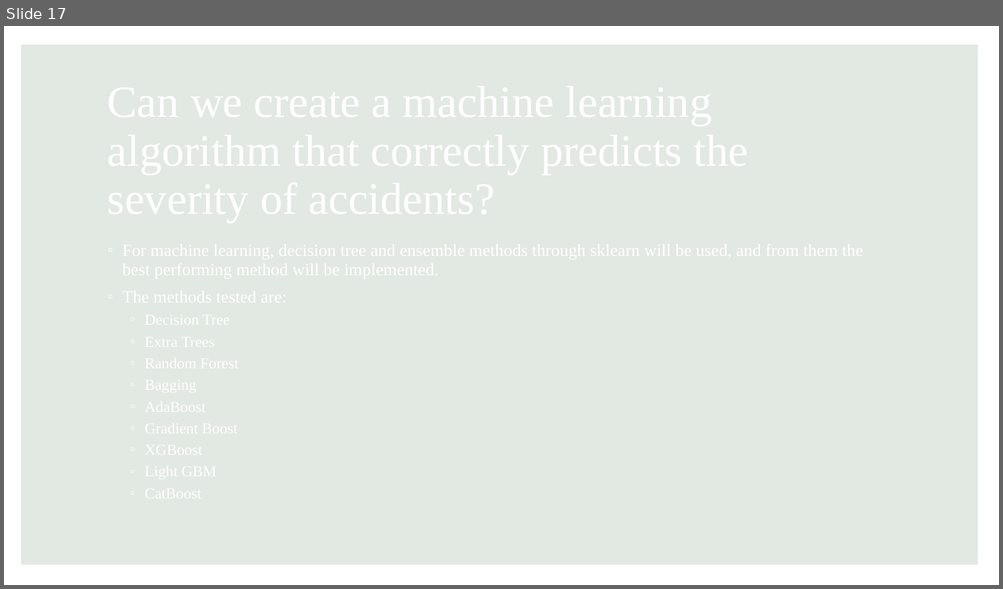
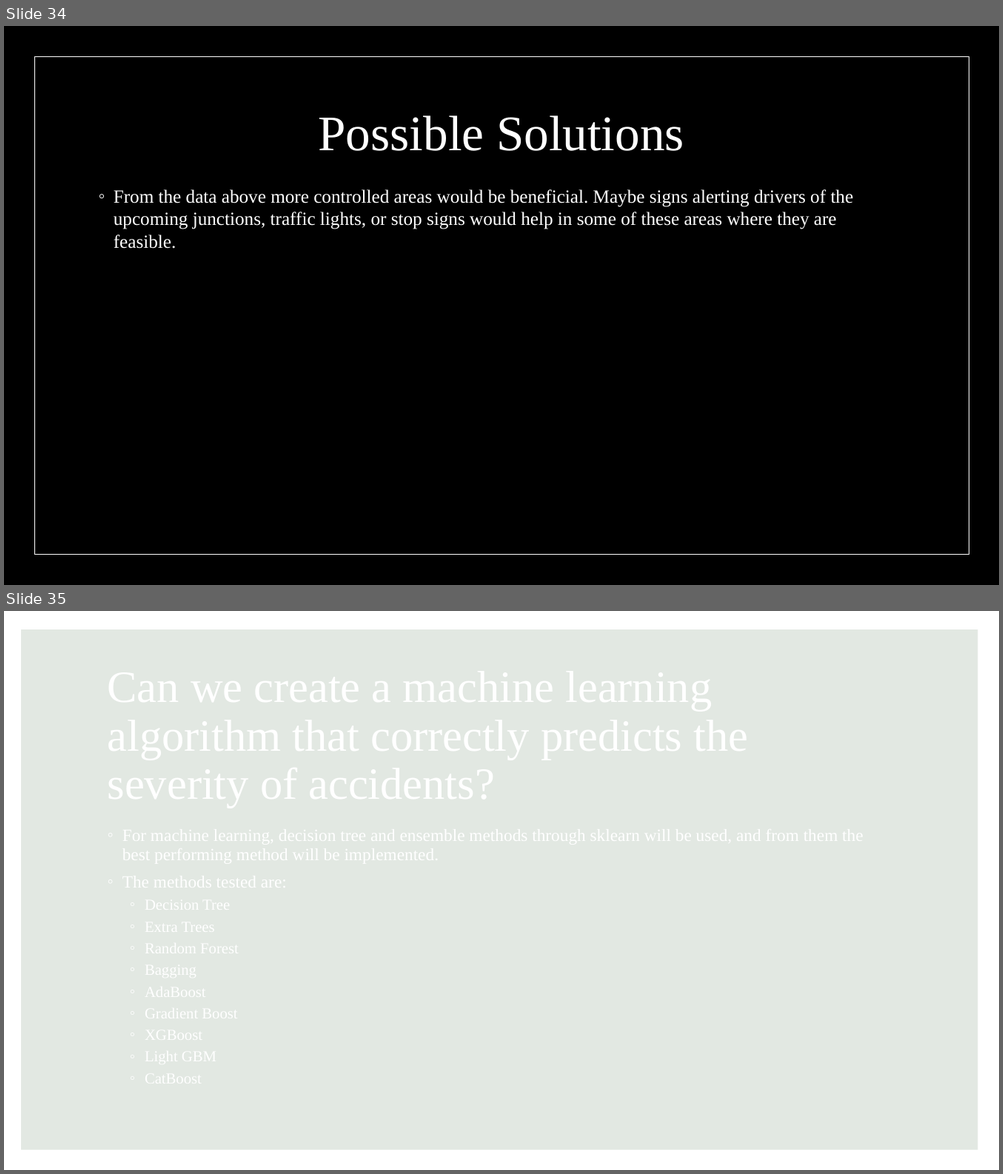
Before and after one commit to GenTaylor/Traffic-Accident-Analysis, a slide deck: Traffic Analysis and Severity Prediction.pptx. Shown one above the other, each under a label of ours: slide 17 before the commit, slides 34 and 35 after it. The pictures are 1003x589 and 1003x1174 pixels, drawn with LibreOffice and Linux fonts; fonts in the diff are those of the drawing. Boxes give left, top, right and bottom in pixels: in the first picture for what was removed or moved away, otherwise in the second. Text is boxed around its words. In the diff, an @@ line names an element or a change of style, - is before the commit and + after.

```diff
--- a/Traffic Analysis and Severity Prediction.pptx
+++ b/Traffic Analysis and Severity Prediction.pptx
@@ slide 34 added at [4, 26, 999, 585], background #000000 @@
@@ rectangle added at [23, 45, 980, 566], fill #000000 at 60% opacity @@
@@ rectangle added at [34, 56, 969, 555], outline #FFFFFF 0.5 pt @@
@@ title added at [318, 116, 684, 151], 48 pt, text #FFFFFF @@
+Possible Solutions
@@ text added at [114, 190, 854, 249], 18 pt, text #FFFFFF @@
+◦ From the data above more controlled areas would be beneficial. Maybe signs alerting drivers of the upcoming junctions, traffic lights, or stop signs would help in some of these areas where they are feasible.
@@ what was slide 17 is now slide 35 @@
```
Also in this commit, not shown: 2 slides changed, 19 other slides added, 2 slides removed.
